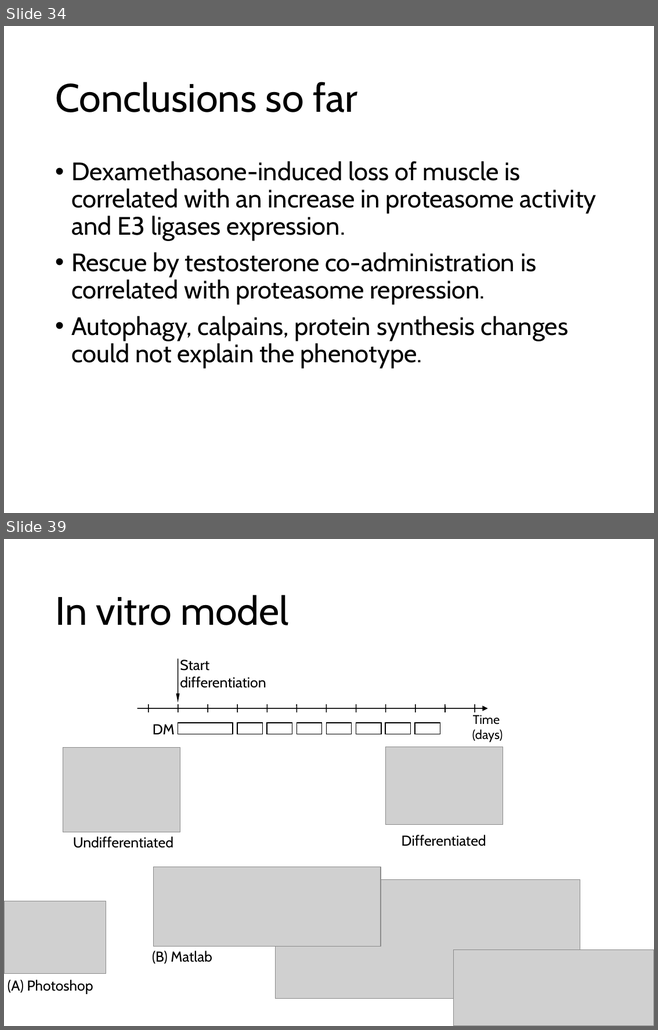
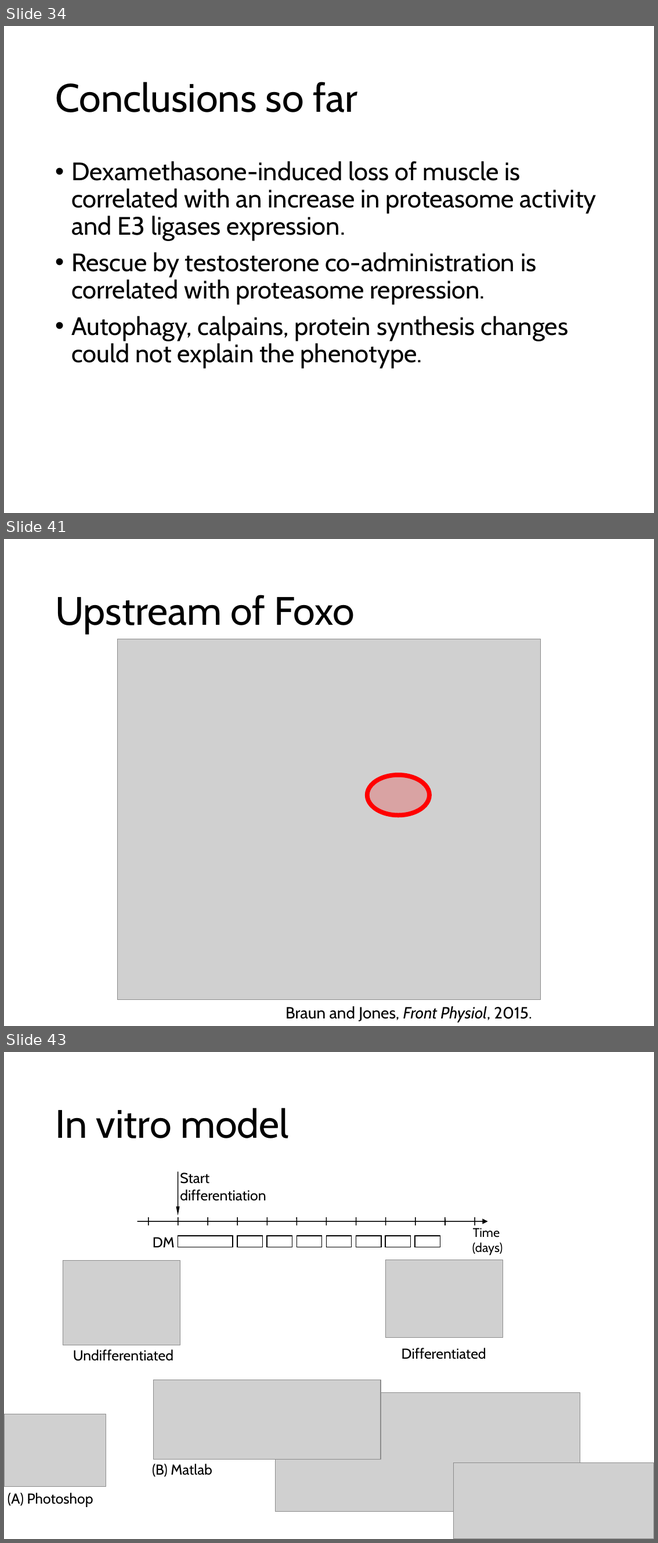
Before and after one commit to nvalexander/dissertation, a slide deck: defense.pptx. Shown one above the other, each under a label of ours: slides 34 and 39 before the commit, slides 34, 41 and 43 after it; the slides between them are not shown. The pictures are 658x1030 and 658x1543 pixels, drawn with LibreOffice and Linux fonts; fonts in the diff are those of the drawing; grey boxes stand for pictures. Boxes give left, top, right and bottom in pixels: in the first picture for what was removed or moved away, otherwise in the second. Text is boxed around its words. In the diff, an @@ line names an element or a change of style, - is before the commit and + after.

```diff
--- a/defense.pptx
+++ b/defense.pptx
@@ slide 41 added at [4, 539, 654, 1026], background #FFFFFF @@
@@ title added at [55, 595, 354, 634], 44 pt, text #000000 @@
+Upstream of Foxo
@@ picture added at [117, 639, 540, 1000] @@
@@ ellipse added at [367, 775, 430, 815], fill #FF0000 at 21% opacity, outline #FF0000 5 pt @@
@@ text added at [285, 1006, 531, 1023], 18 pt, text #000000 @@
+Braun and Jones, Front Physiol, 2015.
@@ what was slide 39 is now slide 43 @@
```
Also in this commit, not shown: 4 slides changed, 3 other slides added.
